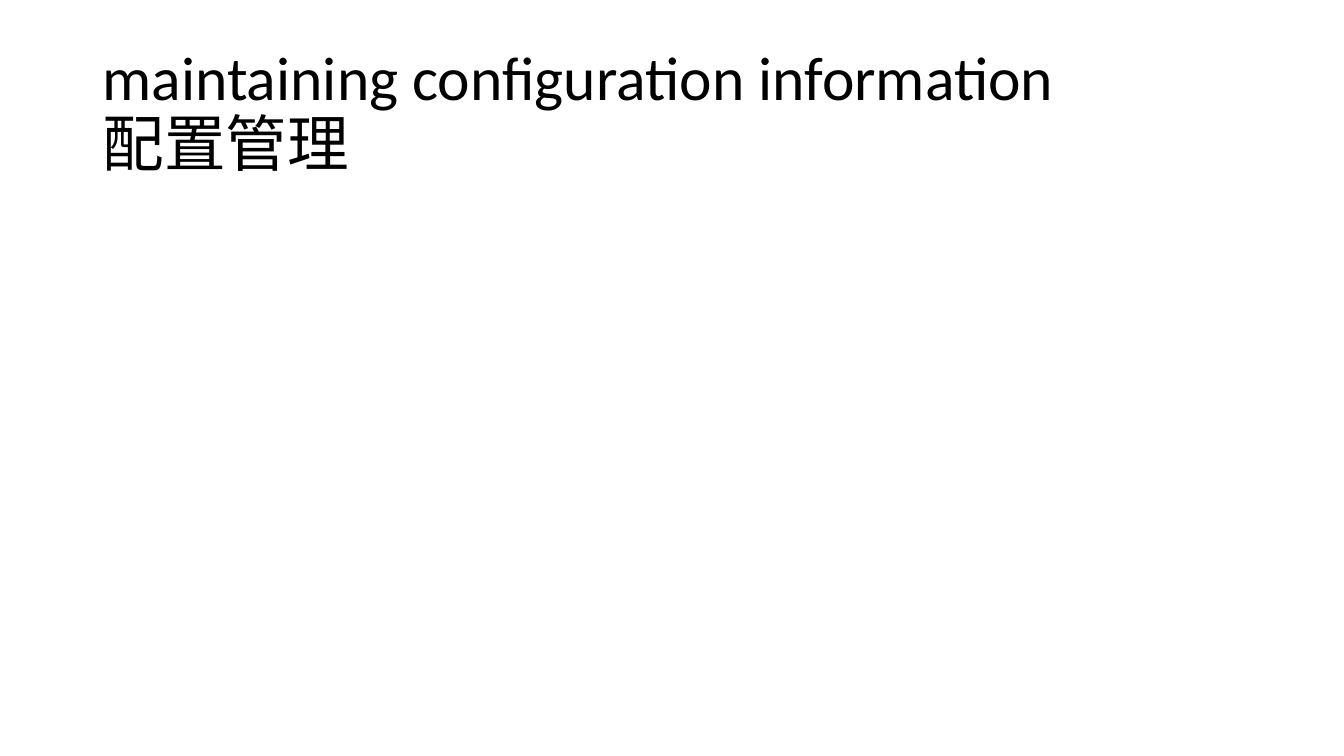
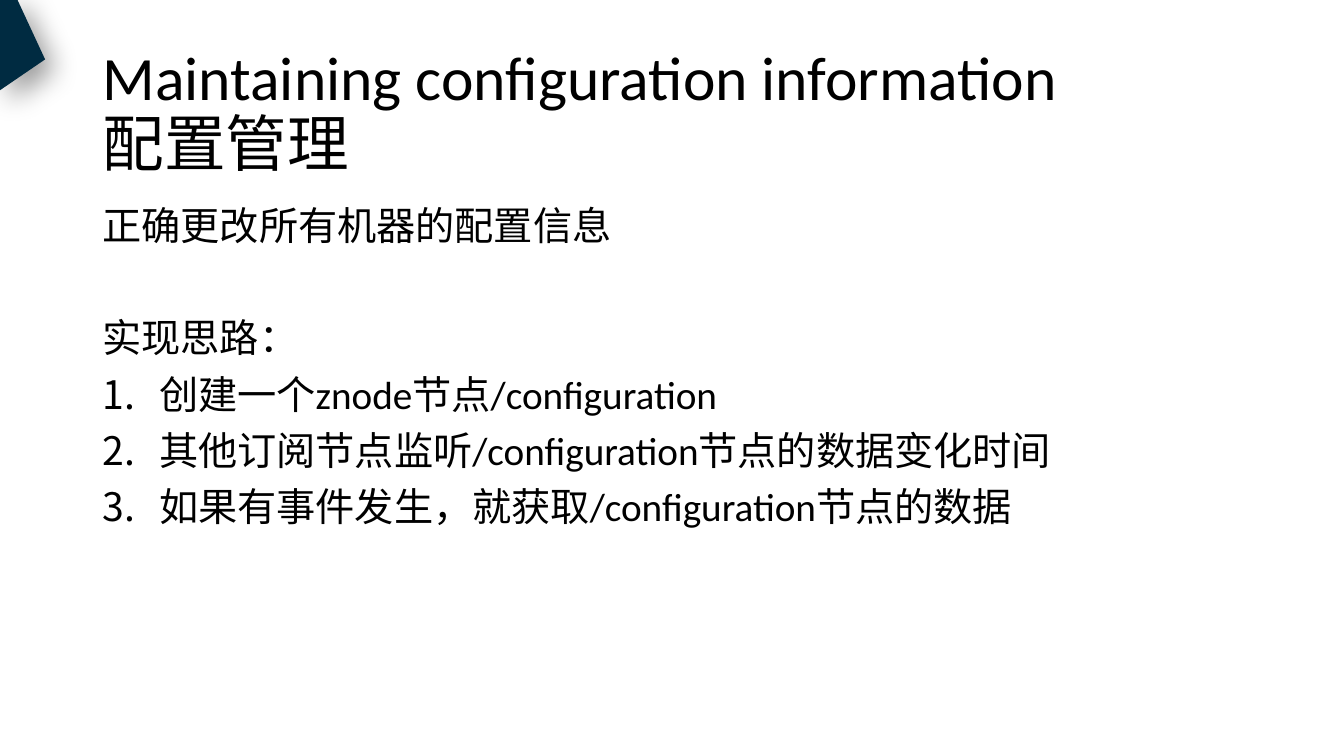
Before and after one commit to ShoeBoy/ZooKeeper, a slide deck: slide 13 of 20181102_zookeeper_shubo.pptx (slide 3 before the commit). Drawn at 1344x756 pixels with LibreOffice and Linux fonts; fonts in the diff are those of the drawing. Boxes give left, top, right and bottom in pixels: in the first picture for what was removed or moved away, otherwise in the second. Text is boxed around its words. In the diff, an @@ line names an element or a change of style, - is before the commit and + after.

```diff
--- a/20181102_zookeeper_shubo.pptx
+++ b/20181102_zookeeper_shubo.pptx
@@ freeform shape added at [0,0,45,91], fill #002B41 @@
@@ title at [102,57,1057,171]: text changed @@
-maintaining configuration information
-配置管理
+Maintaining configuration information
+配置管理
@@ text added at [102,206,1051,528], 28 pt, text #000000 @@
+正确更改所有机器的配置信息
+实现思路：
+1. 创建一个znode节点/configuration
+2. 其他订阅节点监听/configuration节点的数据变化时间
+3. 如果有事件发生，就获取/configuration节点的数据
```
Also in this commit, not shown: 8 other slides changed, 32 slides added, 2 slides removed.
